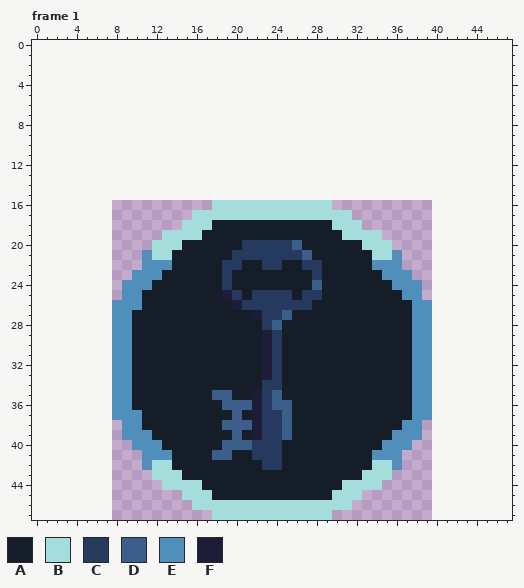
One commit to this pixel-art file: ArcadePrototype/Assets/Art/Main/Colectables/OpenDoorKeys.aseprite. This is how it looked before the edit.
32x32 pixels, 2 frames. Shown: frame 1. The old version is drawn lined up with the new one, on the new canvas. The commit also changed other frames, which this record leaves out.
Visible layers, top first: "Layer 3", "Layer 1".
Palette (. is transparent): A #151d28  B #a4dddb  C #253a5e  D #3c5e8b  E #4f8fba  F #1e1d39
Pixels before, frame 1, first column x 8:
16 ..........BBBBBBBBBBBB..........
17 ........BBBBBBBBBBBBBBBB........
18 .......BBBAAAAAAAAAAAABBB.......
19 .....BBBBAAAAAAAAAAAAAABBBB.....
20 ....BBBAAAAAACCCCCDAAAAAABBB....
21 ...EBBAAAAAACCCCCCCDAAAAAABBE...
22 ...EEEAAAAACCAACCAACCAAAAAEEE...
23 ..EEEAAAAAACAAAAAAAACAAAAAAEEE..
24 .EEEAAAAAAACAAAAAAAADAAAAAAAEEE.
25 .EEAAAAAAAAFCACCCCACCAAAAAAAAEE.
26 EEEAAAAAAAAAFCCCCCCCAAAAAAAAAAEE
27 EEAAAAAAAAAAAAFCCDAAAAAAAAAAAAEE
28 EEAAAAAAAAAAAAACDAAAAAAAAAAAAAEE
29 EEAAAAAAAAAAAAAFCAAAAAAAAAAAAAEE
30 EEAAAAAAAAAAAAAFCAAAAAAAAAAAAAEE
31 EEAAAAAAAAAAAAAFCAAAAAAAAAAAAAEE
32 EEAAAAAAAAAAAAAFCAAAAAAAAAAAAAEE
33 EEAAAAAAAAAAAAAFCAAAAAAAAAAAAAEE
34 EEAAAAAAAAAAAAACCAAAAAAAAAAAAAEE
35 EEAAAAAAAADDAAFCDAAAAAAAAAAAAAEE
36 EEAAAAAAAAADDDFCDDAAAAAAAAAAAAEE
37 EEEAAAAAAAAADAFCCDAAAAAAAAAAAAEE
38 .EEAAAAAAAADDDFCCDAAAAAAAAAAAEE.
39 .EEEAAAAAAAADAFCCDAAAAAAAAAAEEE.
40 ..EEEAAAAAADDDCCCAAAAAAAAAAEEE..
41 ...EEEAAAADDAACCCAAAAAAAAAEEE...
42 ...EBBAAAAAAAAACCAAAAAAAAABBE...
43 ....BBBAAAAAAAAAAAAAAAAAABBB....
44 .....BBBBAAAAAAAAAAAAAABBBB.....
45 .......BBBAAAAAAAAAAAABBB.......
46 ........BBBBBBBBBBBBBBBB........
47 ..........BBBBBBBBBBBB..........
And afterwards:
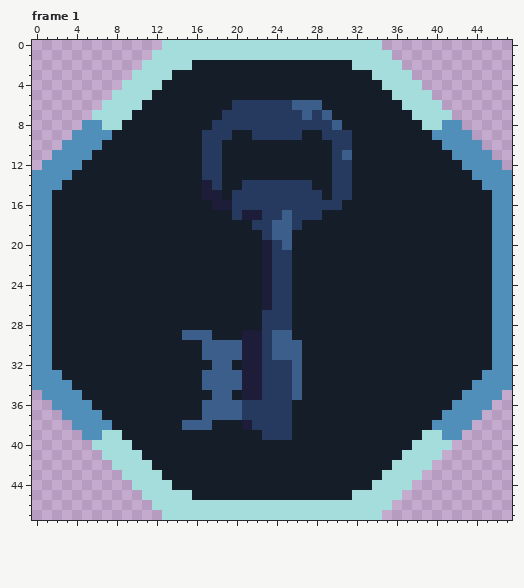
What changed:
canvas 32x32 -> 48x48, the old top-left corner now at 8,16
Changed rows in their new state; - is an unchanged pixel.
Frame 1:
first column x 0:
 0 -------------BBBBBBBBBBBBBBBBBBBBBB-------------
 1 ------------BBBBBBBBBBBBBBBBBBBBBBBB------------
 2 -----------BBBBBAAAAAAAAAAAAAAAABBBBB-----------
 3 ----------BBBBAAAAAAAAAAAAAAAAAAAABBBB----------
 4 ---------BBBBAAAAAAAAAAAAAAAAAAAAAABBBB---------
 5 --------BBBBAAAAAAAAAAAAAAAAAAAAAAAABBBB--------
 6 -------BBBBAAAAAAAAACCCCCCDDDAAAAAAAABBBB-------
 7 ------BBBBAAAAAAAAACCCCCCCCDCDAAAAAAAABBBB------
 8 -----EEBBAAAAAAAAACCCCCCCCCCCCDAAAAAAAABBEE-----
 9 ----EEEEAAAAAAAAACCCAACCCCCAACCCAAAAAAAAEEEE----
10 ---EEEEAAAAAAAAAACCAAAAAAAAAAACCAAAAAAAAAEEEE---
11 --EEEEAAAAAAAAAAACCAAAAAAAAAAACDAAAAAAAAAAEEEE--
12 -EEEEAAAAAAAAAAAACCAAAAAAAAAAACCAAAAAAAAAAAEEEE-
13 EEEEAAAAAAAAAAAAACCAAAAAAAAAAACCAAAAAAAAAAAAEEEE
14 EEEAAAAAAAAAAAAAAFCAACCCCCCCAACCAAAAAAAAAAAAAEEE
15 EEAAAAAAAAAAAAAAAFFACCCCCCCCCACCAAAAAAAAAAAAAAEE
16 EEAAAAAAAAAAAAAAAAFFCCCCCCCCCCCAAAAAAAAAAAAAAAEE
17 EEAAAAAAAAAAAAAAAAAACFFCCDCCCAAAAAAAAAAAAAAAAAEE
18 EEAAAAAAAAAAAAAAAA----CCDDC---AAAAAAAAAAAAAAAAEE
19 EEAAAAAAAAAAAAAAA------CDD-----AAAAAAAAAAAAAAAEE
20 EEAAAAAAAAAAAAA------AAF-DA------AAAAAAAAAAAAAEE
21 EEAAAAAAAAAAAA------AAAF--AA------AAAAAAAAAAAAEE
22 EEAAAAAAAAAAAA-----AA--F-C-AA-----AAAAAAAAAAAAEE
23 EEAAAAAAAAAAA------A---FCC--A------AAAAAAAAAAAEE
24 EEAAAAAAAAAA-------A---FCC--A-------AAAAAAAAAAEE
25 EEAAAAAAAAA--------AA-AF---AA--------AAAAAAAAAEE
26 EEAAAAAAAAA---------AAAF--AA----------AAAAAAAAEE
27 EEAAAAAAAA------------A--C------------AAAAAAAAEE
28 EEAAAAAAAA--------------CC------------AAAAAAAAEE
29 EEAAAAAAAA-----DDD---FFCDD------------AAAAAAAAEE
30 EEAAAAAAAA-------DDDDFFCDDD-----------AAAAAAAAEE
31 EEAAAAAAAA-------DDDDFFCDDD-----------AAAAAAAAEE
32 EEAAAAAAAA--------DD-FFC-CD-----------AAAAAAAAEE
33 EEEAAAAAAA-------DDDDFFC-CD-----------AAAAAAAEEE
34 EEEEAAAAAA-------DDDDFF--CD-----------AAAAAAEEEE
35 -EEEEAAAAA-----------F--CCD-----------AAAAAEEEE-
36 --EEEEAAAA-------DD--CC-CC------------AAAAEEEE--
37 ---EEEEAAAA------DDD-CC--C------------AAAEEEE---
38 ----EEEEAAA----DDD-AAFC--C-----------AAAEEEE----
39 -----EEBBAAA--------A-A--C----------AAABBEE-----
40 ------BBBBAAA------AAAAAA----------AAABBBB------
41 -------BBBBAAA----AA--AAA---------AAABBBB-------
42 --------BBBBAA---------AA---------AABBBB--------
43 ---------BBB-AA------------------AA-BBB---------
44 ----------BBB-AAA--------------AAA-BBB----------
45 -----------BBBB-AA------------AA-BBBB-----------
46 ------------BBBB----------------BBBB------------
47 -------------BBBBB------------BBBBB-------------
Changed places in both pictures, as pixel boxes (x1, y1, x2, y2):
changed: (32, 40, 512, 520)
